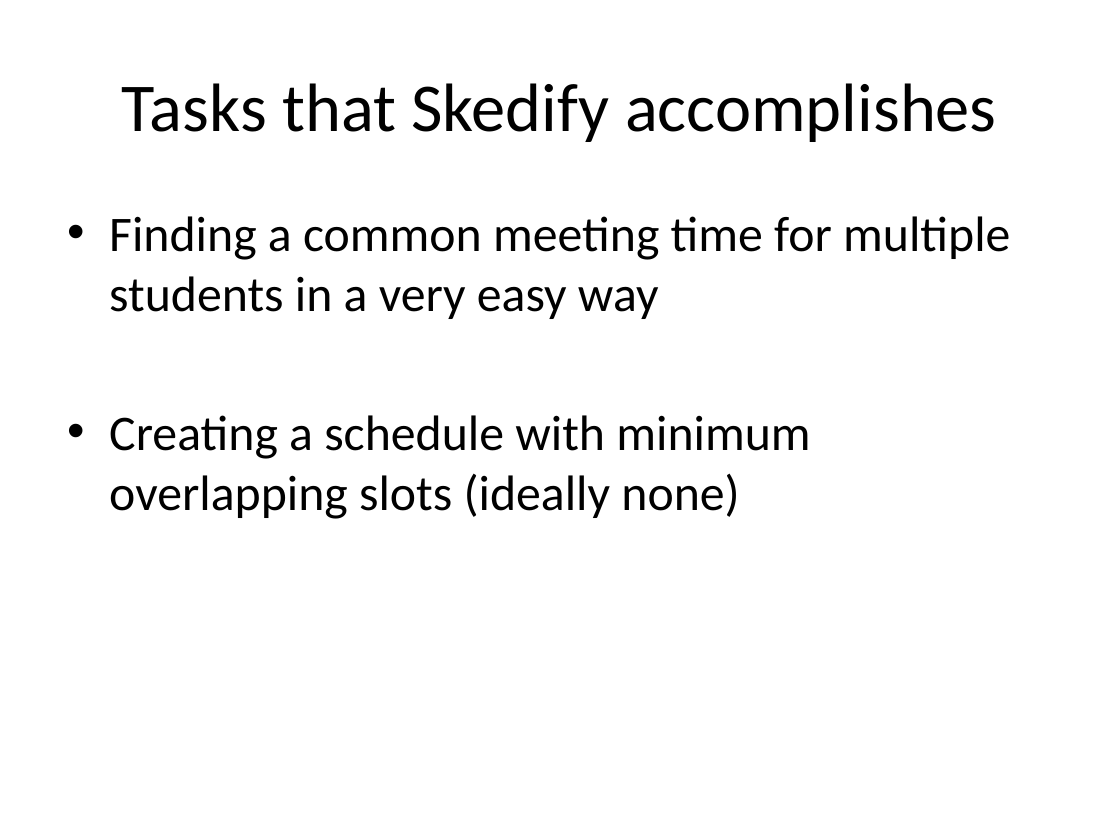
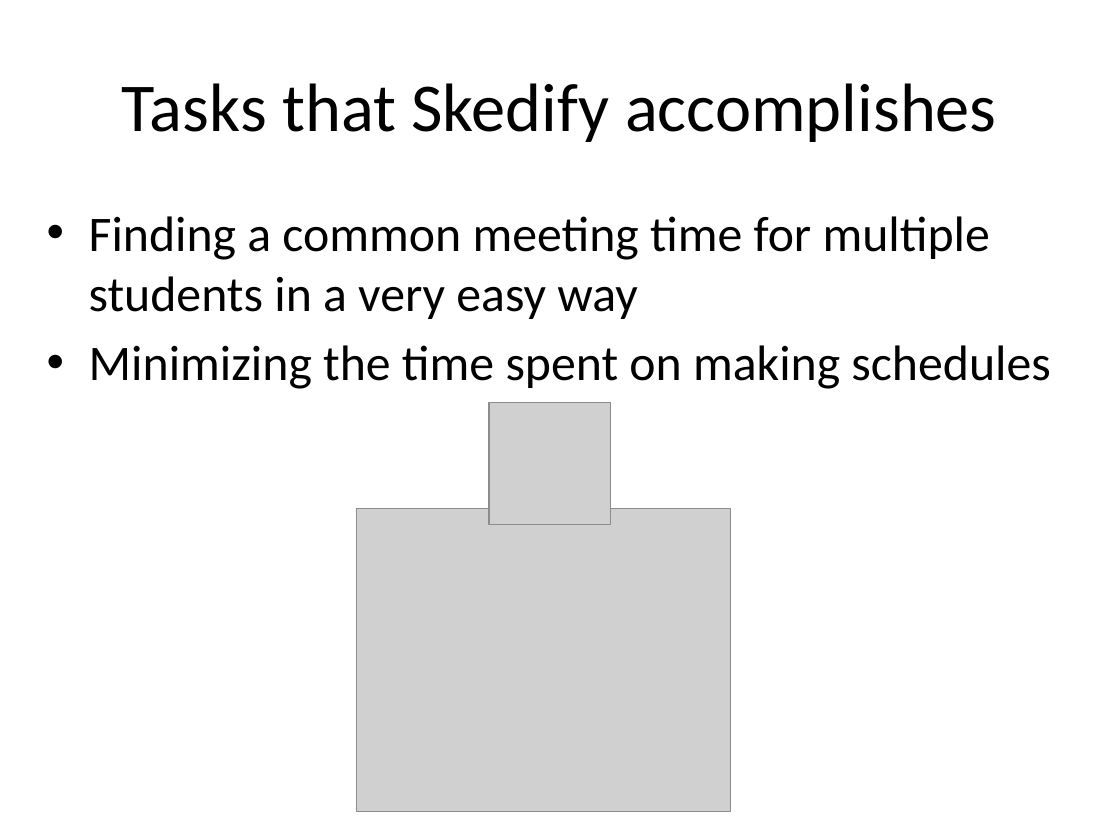
Before and after one commit to mremad/RWTH-iPhone-Project, a slide deck: slide 2 of Presentation.pptx. Drawn at 1120x840 pixels with LibreOffice and Linux fonts; fonts in the diff are those of the drawing; grey boxes stand for pictures. Boxes give left, top, right and bottom in pixels: in the first picture for what was removed or moved away, otherwise in the second. Text is boxed around its words. In the diff, an @@ line names an element or a change of style, - is before the commit and + after.

```diff
--- a/Presentation.pptx
+++ b/Presentation.pptx
@@ text "Finding a common meeting time ...": place and size @@
-text "Finding a common meeting time ..." at bbox=[109, 216, 1010, 519]
+text "Finding a common meeting time ..." at bbox=[89, 216, 1050, 389]
@@ text at bbox=[89, 345, 1050, 389]: text changed @@
-• Creating a schedule with minimum overlapping slots (ideally none)
+• Minimizing the time spent on making schedules
@@ picture added at bbox=[489, 403, 610, 524] @@
@@ picture added at bbox=[357, 508, 730, 811] @@
```
Also in this commit, not shown: 3 other slides changed, 1 slide added, 1 slide removed.
